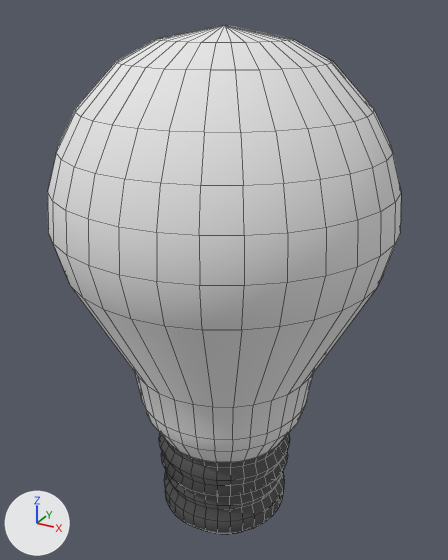
The Blender file HackerMan/Assets/Object Files/lightbulb.blend, before and after one commit.
Before and after are seen from a camera (50 mm lens) standing at (13.6, -24.9, 12.7) and looking at (-0.4, 0.6, -0.1). Lighting does not change. The marker at lower left points along +X, +Y and +Z. Mesh edges are drawn as thin lines.
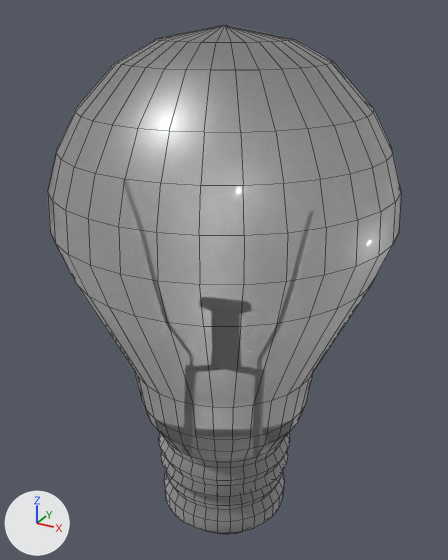
Edits to the bpy script that builds the scene:
```text
Add mat_glass_bulb:
    mat_glass_bulb = bpy.data.materials.new('glass bulb')
    # nodes: BsdfAnisotropic, BsdfGlass, MixShader, OutputMaterial
Add mat_metal:
    mat_metal = bpy.data.materials.new('metal')
    # nodes: BsdfAnisotropic, BsdfDiffuse, MixShader, OutputMaterial
    # colours: dark grey #5b5b5b
Change me_cylinder:
    where me_cylinder.from_pydata(...)  # 736 vertices, 708 faces; spans x -0.76..0.76, y -0.76..0.76, z -1.0..1.0
    used by ob_cylinder; location = (-0.06, 0.0, -1.71); scale = (10.7, 10.7, 13.7)
    me_cylinder part 1: 52 of 736 vertices moved; they spanned x -0.76..0.76, y -0.76..0.76, z 0.23..0.39 and now span x -0.76..0.76, y -0.76..0.76, z 0.23..0.39; mean shift (0.0, 0.0, 0.0); largest move (0.59, -0.4, 0.23) -> (0.57, -0.38, 0.23)
    me_cylinder part 2: all 353 faces that had it switch from mat_material (white #e7e7e7) to mat_glass_bulb
    me_cylinder part 3: all 355 faces that had it switch from mat_material_001 (dark grey #5b5b5b) to mat_metal
```

Pixel boxes (x1, y1, x2, y2) of what changed, in the pictures (448 x 560 px; the box of a moved part takes in the faces that stretch with it):
'Cylinder', recoloured, reshaped (white to grey)
    both: (48, 25, 401, 534)
part 1 of me_cylinder, moved or reshaped
    before: (49, 194, 401, 408)
    after: (53, 194, 401, 408)
part 2 of me_cylinder, recoloured (white to grey)
    both: (48, 25, 401, 462)
part 3 of me_cylinder, recoloured
    both: (159, 433, 290, 534)
